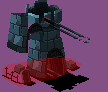
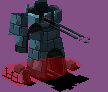
Comparing the layer stacks of the two 108px x 92px images. Changes:
painted on "StartingTowerPatch.png" over [7, 35, 15, 51]
